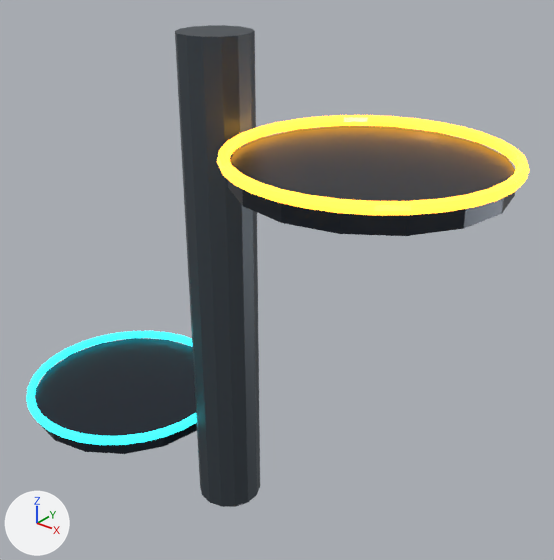
An edit to the Blender file assets/maps/kinetic_tide/blender/06_lift_rings.blend, drawn before and after from the same camera.
Camera for both pictures: a 50 mm lens placed at (15.1, -16.2, 19.1), pointed at (1.2, 1.2, 8.3). The axes (+X, +Y, +Z) are drawn at lower left. The lights are the same throughout. The older version comes first.

The older version as bpy lines, for what is in view:
```python
me_lift_column_mesh = bpy.data.meshes.new('lift_column_mesh')
me_lift_column_mesh.from_pydata(...)  # a 14-sided cylinder along z spanning x -1.1..1.1, y -1.1..1.1, z -8.0..8.0
me_lift_column_mesh.materials.append(mat_tideplate)  # greyish blue #525b63
me_lift_deck__1_mesh = bpy.data.meshes.new('lift_deck_-1_mesh')
me_lift_deck__1_mesh.from_pydata(...)  # a 16-sided cylinder along z spanning x -3.6..3.6, y -3.6..3.6, z -0.28..0.28
me_lift_deck__1_mesh.materials.append(mat_tidesteel)  # greyish blue #353c46
me_lift_rim_1_nocol_mesh = bpy.data.meshes.new('lift_rim_1_nocol_mesh')
me_lift_rim_1_nocol_mesh.from_pydata(...)  # a torus around z (ring radius 3.7, tube radius 0.16) spanning x -3.86..3.86, y -3.86..3.86, z -0.16..0.16
me_lift_rim_1_nocol_mesh.materials.append(mat_tideamber)  # orange #ffad30, glowing orange #ffad30
ob_lift_column = bpy.data.objects.new('lift_column', me_lift_column_mesh)
ob_lift_column.location = (0.0, 0.0, 8.0)
ob_lift_deck__1 = bpy.data.objects.new('lift_deck_-1', me_lift_deck__1_mesh)
ob_lift_deck__1.parent = ob_liftcarriera
ob_lift_deck__1.location = (0.0, 0.0, 0.0)
ob_lift_rim_1_nocol = bpy.data.objects.new('lift_rim_1_nocol', me_lift_rim_1_nocol_mesh)
ob_lift_rim_1_nocol.parent = ob_liftcarrierb
ob_lift_rim_1_nocol.location = (0.0, 0.0, 0.4)
# also in view: 'lift_rim_-1_nocol' at (-5.2, 0.0, 2.4); 'lift_deck_1' at (5.2, 0.0, 13.0)
```
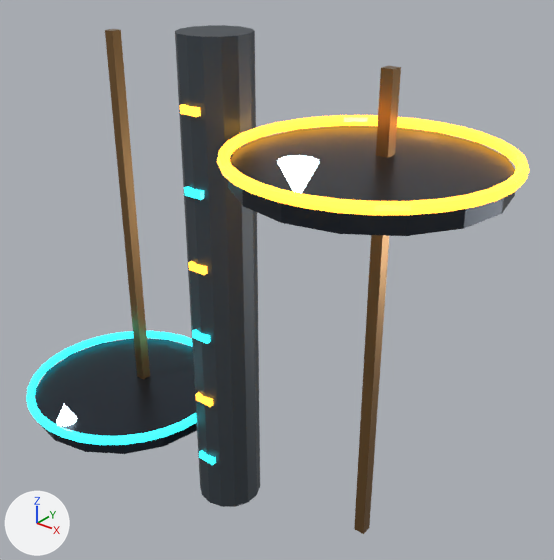
What differs and where, as boxes [x1, y1, x2, y2] in the pictures (554 x 560 px):
'lift_guide_1', added (brown): after [354, 66, 401, 534]
'lift_guide_-1', added (brown): after [105, 29, 150, 379]
'lift_direction_1_nocol', added (pale blue): after [278, 155, 319, 193]
'lift_direction_-1_nocol', added: after [56, 404, 78, 427]
'lift_column_step_5', added: after [180, 104, 201, 117]
'lift_column_step_4', added: after [184, 186, 204, 200]
'lift_column_step_3', added: after [188, 261, 207, 275]
'lift_column_step_2', added: after [192, 329, 210, 344]
'lift_column_step_1', added: after [196, 392, 213, 407]
'lift_column_step_0', added: after [199, 450, 216, 465]

Patch to the scene script:
```diff
--- a/assets/maps/kinetic_tide/blender/06_lift_rings.blend.py
+++ b/assets/maps/kinetic_tide/blender/06_lift_rings.blend.py
@@ ob_lift_direction_1_nocol @@
+ob_lift_direction_1_nocol = bpy.data.objects.new('lift_direction_1_nocol', me_lift_direction_1_nocol_mesh)  # a 10-sided cone pointing to +z spanning x -0.457..0.457, y -0.48..0.48, z -0.45..0.45; in mat_tidesignal (pale blue #ddf8ff, glowing pale blue #ddf8ff)
+ob_lift_direction_1_nocol.parent = ob_liftcarrierb
+ob_lift_direction_1_nocol.location = (0.0, -3.0, 0.55)
+ob_lift_direction_1_nocol.rotation_euler = (-3.142, 0.0, 0.0)  # degrees (-180, 0, 0)
@@ ob_lift_direction__1_nocol @@
+ob_lift_direction__1_nocol = bpy.data.objects.new('lift_direction_-1_nocol', me_lift_direction_1_nocol_mesh.copy())
+ob_lift_direction__1_nocol.parent = ob_liftcarriera
+ob_lift_direction__1_nocol.location = (0.0, -3.0, 0.55)
@@ ob_lift_guide_1 @@
+ob_lift_guide_1 = bpy.data.objects.new('lift_guide_1', me_lift_guide_1_mesh)  # a box spanning x -0.2..0.2, y -0.2..0.2, z -7.5..7.5; in mat_tidebronze (brown #9e794d)
+ob_lift_guide_1.location = (5.2, 0.75, 8.0)
@@ ob_lift_guide__1 @@
+ob_lift_guide__1 = bpy.data.objects.new('lift_guide_-1', me_lift_guide_1_mesh.copy())
+ob_lift_guide__1.location = (-5.2, 0.75, 8.0)
@@ ob_lift_column_step_5 @@
+ob_lift_column_step_5 = bpy.data.objects.new('lift_column_step_5', me_lift_column_step_5_mesh)  # a box spanning x -0.32..0.32, y -0.1..0.1, z -0.12..0.12; in mat_tideamber (orange #ffad30, glowing orange #ffad30)
+ob_lift_column_step_5.location = (0.0, -1.08, 14.0)
@@ ob_lift_column_step_4 @@
+ob_lift_column_step_4 = bpy.data.objects.new('lift_column_step_4', me_lift_column_step_4_mesh)  # a box spanning x -0.32..0.32, y -0.1..0.1, z -0.12..0.12; in mat_tideteal (cyan #27ced7, glowing cyan #27ced7)
+ob_lift_column_step_4.location = (0.0, -1.08, 11.6)
@@ ob_lift_column_step_3 @@
+ob_lift_column_step_3 = bpy.data.objects.new('lift_column_step_3', me_lift_column_step_5_mesh.copy())
+ob_lift_column_step_3.location = (0.0, -1.08, 9.2)
@@ ob_lift_column_step_2 @@
+ob_lift_column_step_2 = bpy.data.objects.new('lift_column_step_2', me_lift_column_step_2_mesh)  # a box spanning x -0.32..0.32, y -0.1..0.1, z -0.12..0.12; in mat_tideteal (cyan #27ced7, glowing cyan #27ced7)
+ob_lift_column_step_2.location = (0.0, -1.08, 6.8)
@@ ob_lift_column_step_1 @@
+ob_lift_column_step_1 = bpy.data.objects.new('lift_column_step_1', me_lift_column_step_5_mesh.copy())
+ob_lift_column_step_1.location = (0.0, -1.08, 4.4)
@@ ob_lift_column_step_0 @@
+ob_lift_column_step_0 = bpy.data.objects.new('lift_column_step_0', me_lift_column_step_0_mesh)  # a box spanning x -0.32..0.32, y -0.1..0.1, z -0.12..0.12; in mat_tideteal (cyan #27ced7, glowing cyan #27ced7)
+ob_lift_column_step_0.location = (0.0, -1.08, 2.0)
```
